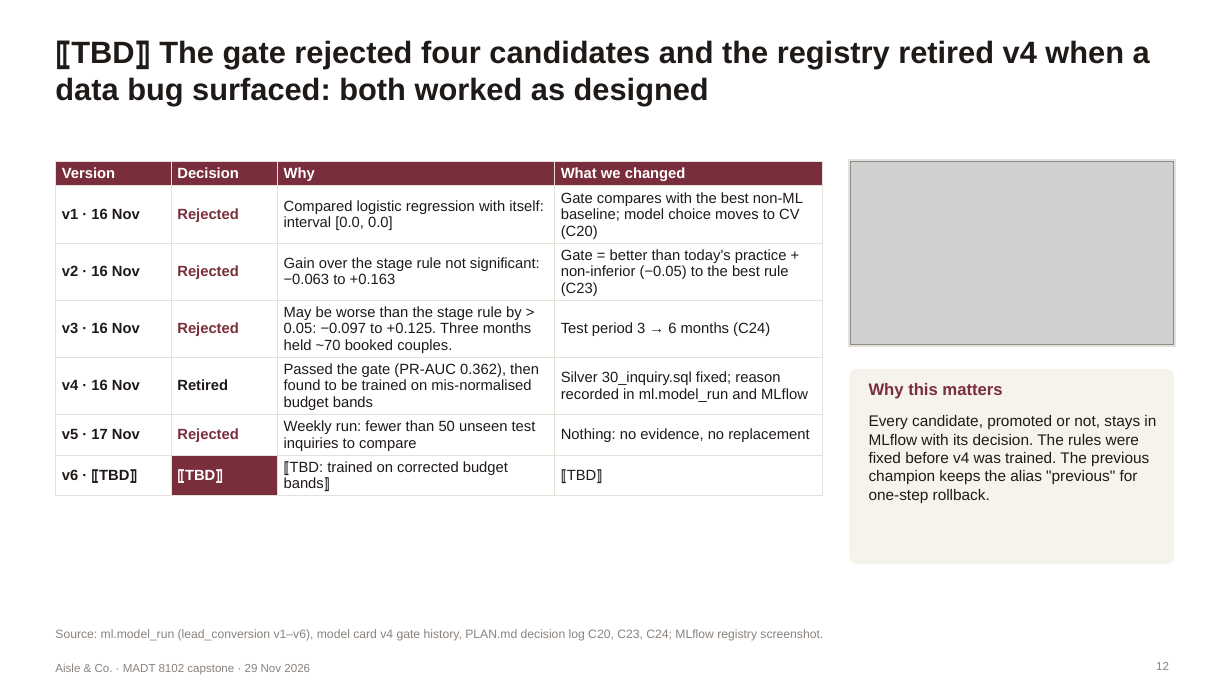
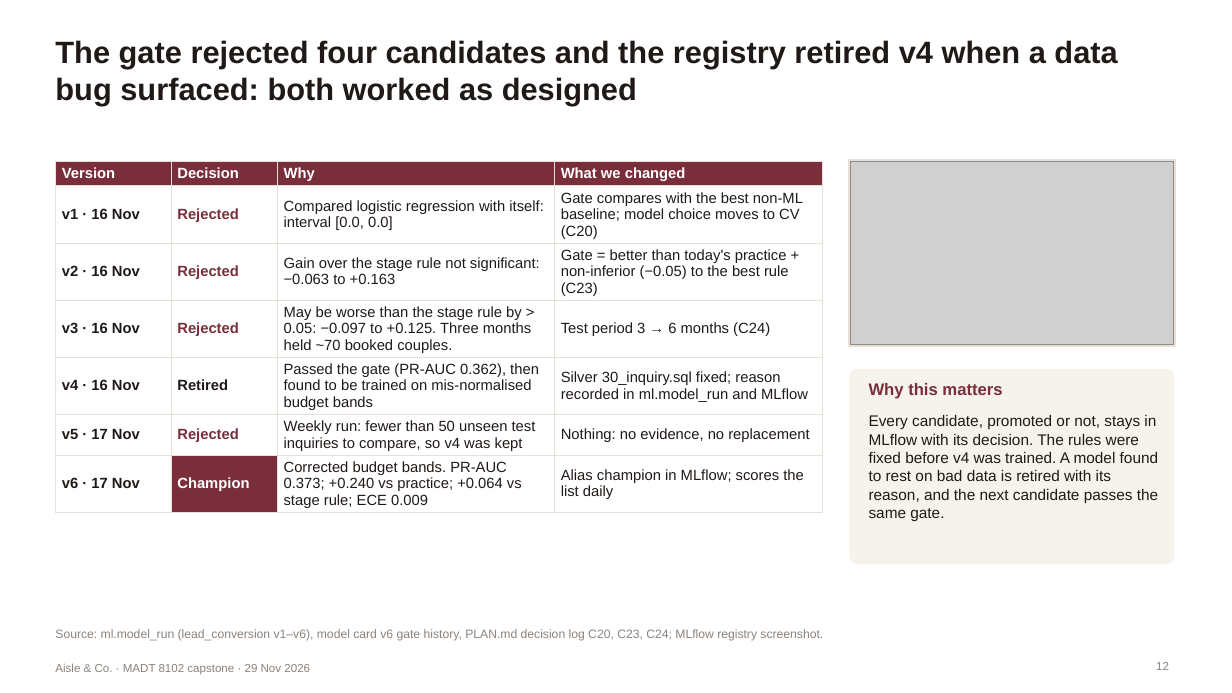
Before and after one commit to hhej/aisleco-analytics-platform, a slide deck: slide 12 of docs/v2/deliverables/AisleCo_Final_Presentation.pptx. Drawn at 1232x693 pixels with LibreOffice and Linux fonts; fonts in the diff are those of the drawing; grey boxes stand for pictures. Boxes give left, top, right and bottom in pixels: in the first picture for what was removed or moved away, otherwise in the second. Text is boxed around its words. In the diff, an @@ line names an element or a change of style, - is before the commit and + after.

```diff
--- a/docs/v2/deliverables/AisleCo_Final_Presentation.pptx
+++ b/docs/v2/deliverables/AisleCo_Final_Presentation.pptx
@@ title at [55,40,1117,105]: text changed @@
-⟦TBD⟧ The gate rejected four candidates and the registry retired v4 when a data bug surfaced: both worked as designed
+The gate rejected four candidates and the registry retired v4 when a data bug surfaced: both worked as designed
@@ table at [55,162,823,512] @@
-row 6, column 3: Weekly run: fewer than 50 unseen test inquiries to compare
+row 6, column 3: Weekly run: fewer than 50 unseen test inquiries to compare, so v4 was kept
-row 7: v6 · ⟦TBD⟧ | ⟦TBD⟧ | ⟦TBD: trained on corrected budget bands⟧ | ⟦TBD⟧
+row 7: v6 · 17 Nov | Champion | Corrected budget bands. PR-AUC 0.373; +0.240 vs practice; +0.064 vs stage rule; ECE 0.009 | Alias champion in MLflow; scores the list daily
@@ text at [869,415,1158,521]: text changed @@
-Every candidate, promoted or not, stays in MLflow with its decision. The rules were fixed before v4 was trained. The previous champion keeps the alias "previous" for one-step rollback.
+Every candidate, promoted or not, stays in MLflow with its decision. The rules were fixed before v4 was trained. A model found to rest on bad data is retired with its reason, and the next candidate passes the same gate.
@@ text at [55,629,823,641]: text changed @@
-Source: ml.model_run (lead_conversion v1–v6), model card v4 gate history, PLAN.md decision log C20, C23, C24; MLflow registry screenshot.
+Source: ml.model_run (lead_conversion v1–v6), model card v6 gate history, PLAN.md decision log C20, C23, C24; MLflow registry screenshot.
```
Also in this commit, not shown: 8 other slides changed, 8 other files.
